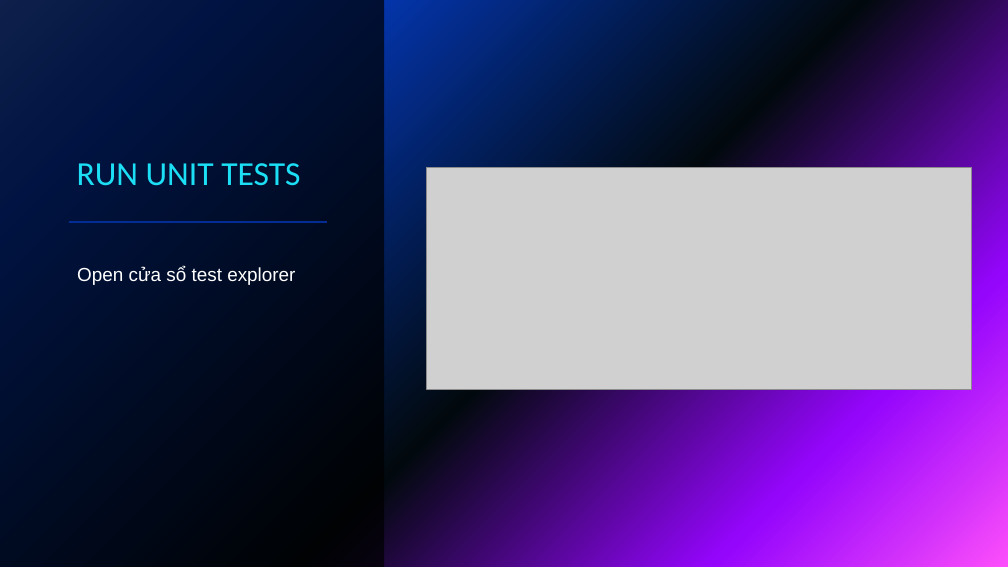
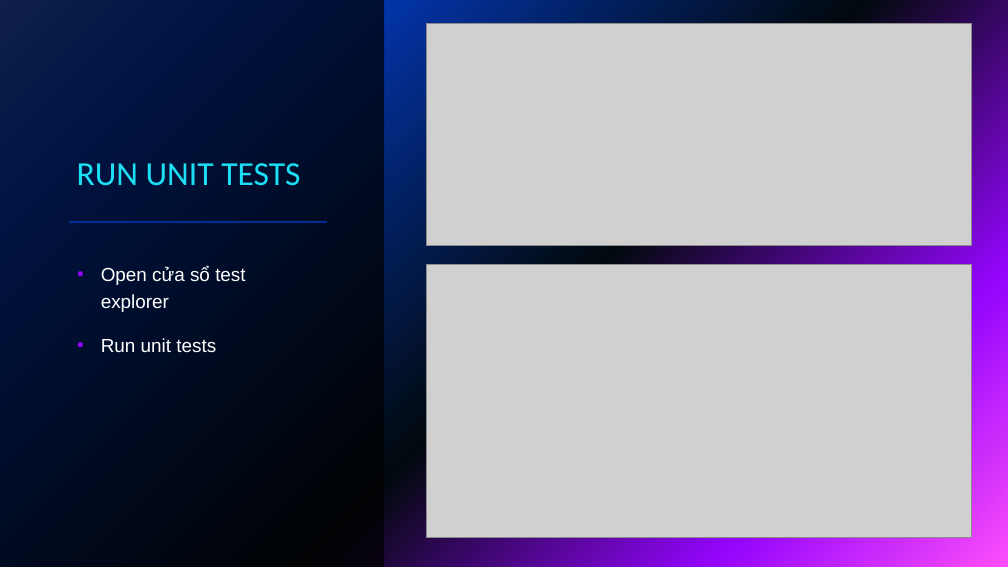
Before and after one commit to haohao0550/CongNghePhanMem, a slide deck: slide 28 of CNPM15_NHOM01_102220014_102220020_Github_CodeStyle_UnitCode.pptx (slide 34 before the commit). Drawn at 1008x567 pixels with LibreOffice and Linux fonts; fonts in the diff are those of the drawing; grey boxes stand for pictures. Boxes give left, top, right and bottom in pixels: in the first picture for what was removed or moved away, otherwise in the second. Text is boxed around its words. In the diff, an @@ line names an element or a change of style, - is before the commit and + after.

```diff
--- a/CNPM15_NHOM01_102220014_102220020_Github_CodeStyle_UnitCode.pptx
+++ b/CNPM15_NHOM01_102220014_102220020_Github_CodeStyle_UnitCode.pptx
@@ picture: place and size @@
-picture at [426, 167, 972, 389]
+picture at [426, 23, 972, 245]
@@ text at [101, 267, 245, 312]: bullet none to • @@
@@ picture added at [426, 264, 972, 537] @@
@@ text at [101, 338, 216, 353]: paragraph added @@
+• Run unit tests
```
Also in this commit, not shown: 5 other slides changed, 8 slides added, 15 slides removed.
